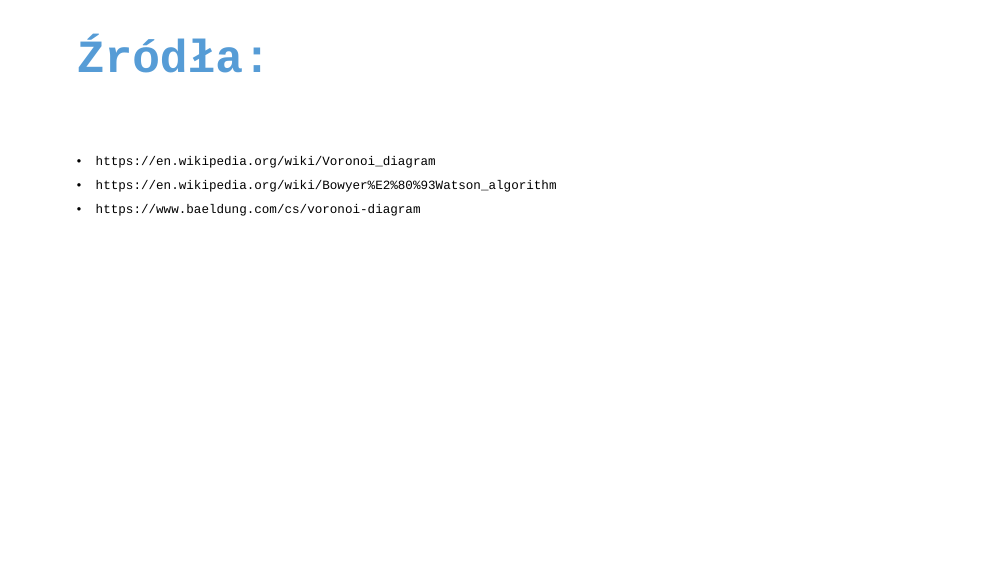
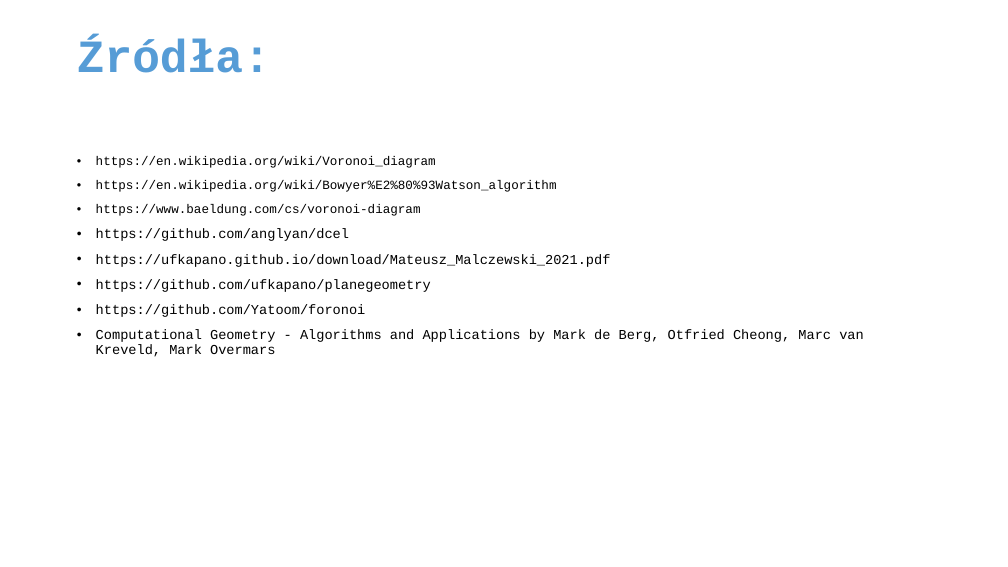
Before and after one commit to baramundi666/Voronoi-Diagram-Project-2023-24, a slide deck: slide 54 of Wieloboki_Voronoi.pptx (slide 25 before the commit). Drawn at 1008x567 pixels with LibreOffice and Linux fonts; fonts in the diff are those of the drawing. Boxes give left, top, right and bottom in pixels: in the first picture for what was removed or moved away, otherwise in the second. Text is boxed around its words. In the diff, an @@ line names an element or a change of style, - is before the commit and + after.

```diff
--- a/Wieloboki_Voronoi.pptx
+++ b/Wieloboki_Voronoi.pptx
@@ text at <box>96,228,864,357</box>: paragraphs added @@
+• https://github.com/anglyan/dcel
+• https://ufkapano.github.io/download/Mateusz_Malczewski_2021.pdf
+• https://github.com/ufkapano/planegeometry
+• https://github.com/Yatoom/foronoi
+• Computational Geometry - Algorithms and Applications by Mark de Berg, Otfried Cheong, Marc van Kreveld, Mark Overmars
```
Also in this commit, not shown: 1 other slide changed, 30 slides added, 1 slide removed, 46 other files.
